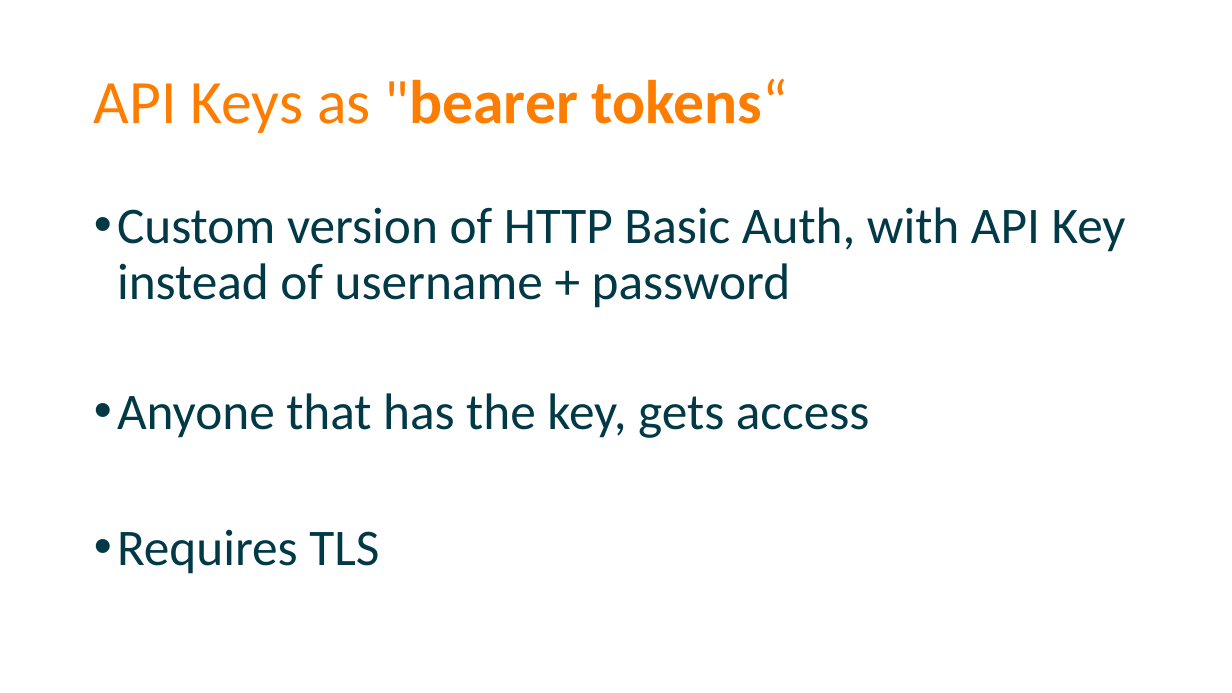
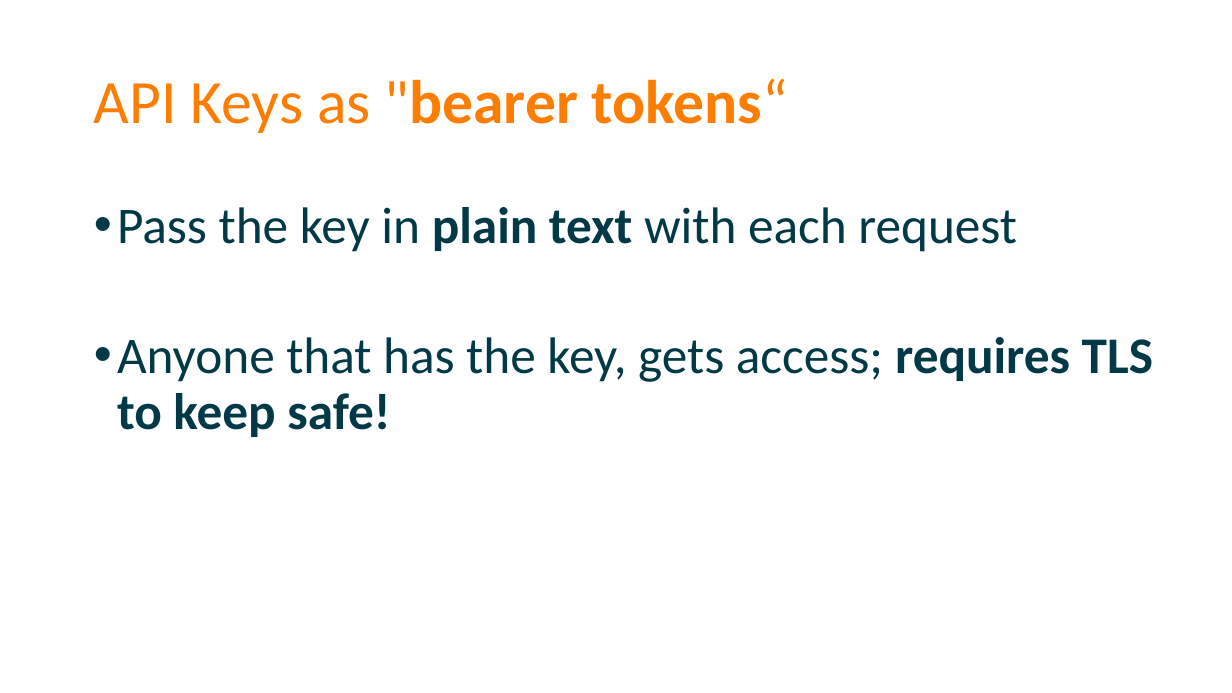
Before and after one commit to spetryjohnson/Securing-Your-API-Endpoints, a slide deck: slide 25 of Securing Your API Endpoints.pptx (slide 26 before the commit). Drawn at 1232x693 pixels with LibreOffice and Linux fonts; fonts in the diff are those of the drawing. Boxes give left, top, right and bottom in pixels: in the first picture for what was removed or moved away, otherwise in the second. Text is boxed around its words. In the diff, an @@ line names an element or a change of style, - is before the commit and + after.

```diff
--- a/Securing Your API Endpoints.pptx
+++ b/Securing Your API Endpoints.pptx
@@ text at [117,207,1153,437]: text changed @@
-• Custom version of HTTP Basic Auth, with API Key instead of username + password
-• Anyone that has the key, gets access
-• Requires TLS
+• Pass the key in plain text with each request
+• Anyone that has the key, gets access; requires TLS to keep safe!
```
Also in this commit, not shown: 1 other slide changed, 2 other files.
